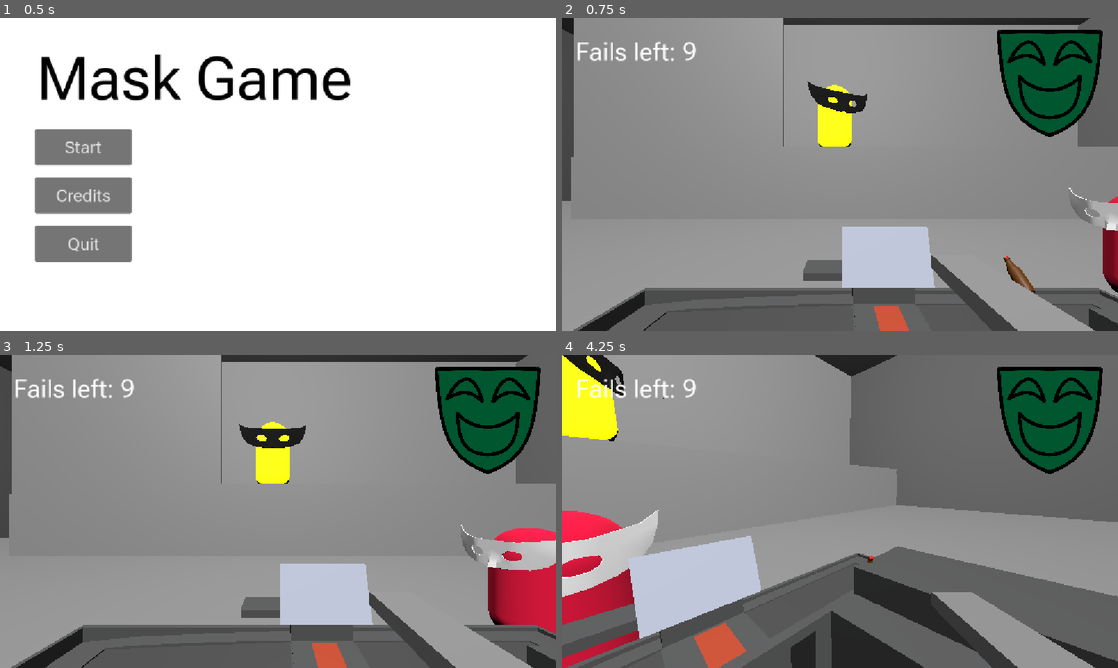
Above: before the commit, frames 1-4 (two rows, left to right).
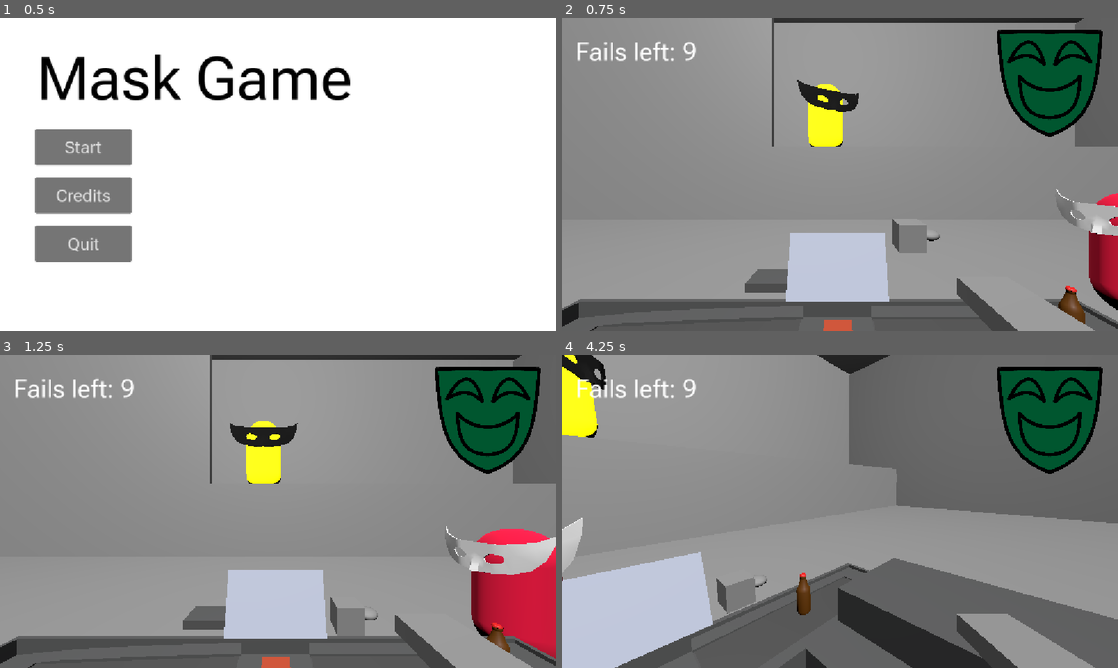
Above: after the commit, the same moments.

Repository: makezig/MaskGame
Game: Godot game, scene res://UI/MainMenu.tscn
Same seed, same stepped clock (60 frames per second), same inputs: the game is played once before the commit and once after it.
Inputs (mouse positions are in pixels of both pictures, inside the frame that each line leads up to):
- Up to frame 1 (0.5 s): no input
- Up to frame 2 (0.75 s): click "Start" at 0.5 s
- Up to frame 3 (1.25 s): no input
- Up to frame 4 (4.25 s): tap Enter (ui_accept) at 1.25, 1.52, 2.27, 3.77 s; move the mouse to (867, 511) at 1.27 s; tap N at 1.35, 2.3, 3.05, 3.6 s; move the mouse to (812, 511) at 2.02 s; click (812, 511) at 2.1 s; move the mouse to (851, 505) at 2.77 s; hold E (Place) 2.78-3.53 s; move the mouse to (834, 517) at 3.52 s

Frame 1 is identical in both runs. In frame 2, 13% of the frame differs, in the area x 0-100%, y 0-100%; in frame 3, 14%; in frame 4, 22%.
Error in both runs: Invalid call. Nonexistent function 'set_centre' in base 'Node3D'. (res://Assets/Bottle/Model_Shifter.gd:17)

Commit message:
conveyor belt works (maybe)

Diff:
--- a/mask-game/Assets/Bottle/bottle_simple_modified.tscn
+++ b/mask-game/Assets/Bottle/bottle_simple_modified.tscn
@@ -77,16 +77,15 @@
 points = PackedVector3Array(-0.040424746, 0.012915617, -7.942319e-06, -0.03735411, 0.012915617, -0.015471907, -0.036863 …(8431 unchanged characters)…
 
 [node name="BottleSimple" type="Node3D" unique_id=536437476 node_paths=PackedStringArray("simple_model")]
+transform = Transform3D(1.87, 0, 0, 0, 1.87, 0, 0, 0, 1.87, 0, 0, 0)
 script = ExtResource("2_tuitb")
 broken_model = ExtResource("2_dunvp")
 simple_model = NodePath("RigidBody3D/Vert_010")
 
-[node name="RigidBody3D" type="RigidBody3D" parent="." unique_id=751214488]
+[node name="RigidBody3D" type="RigidBody3D" parent="." unique_id=751214488 groups=["pickable"]]
 
 [node name="Vert_010" type="MeshInstance3D" parent="RigidBody3D" unique_id=49832589]
-transform = Transform3D(1.8700001, 0, 0, 0, 1.8700001, 0, 0, 0, 1.8700001, 0, 0, 0)
 mesh = SubResource("ArrayMesh_20ox3")
 
 [node name="CollisionShape3D" type="CollisionShape3D" parent="RigidBody3D" unique_id=387183938]
-transform = Transform3D(1.8700001, 0, 0, 0, 1.8700001, 0, 0, 0, 1.8700001, 0, 0, 0)
 shape = SubResource("ConvexPolygonShape3D_swhqd")
--- a/mask-game/Npc/BossMoving.gd
+++ b/mask-game/Npc/BossMoving.gd
@@ -15,79 +15,79 @@
 
 # Input function to toggle using N key
 func _input(event: InputEvent) -> void:
-    if event is InputEventKey and event.pressed:
-        if event.keycode == Key.KEY_N:
-            toggle_active_inactive()
+	if event is InputEventKey and event.pressed:
+		if event.keycode == Key.KEY_N:
+			toggle_active_inactive()
 
 func _ready() -> void:
-    # Start moving to the active node by default
-    target_node = active
+	# Start moving to the active node by default
+	target_node = active
 
 func _process(delta: float) -> void:
-    if boss and target_node:
-        move_boss_toward(target_node, delta)
+	if boss and target_node:
+		move_boss_toward(target_node, delta)
 
 # Move the boss toward a target node
 func move_boss_toward(target: Node3D, delta: float) -> void:
-    var direction: Vector3 = target.global_transform.origin - boss.global_transform.origin
-    var distance: float = direction.length()
+	var direction: Vector3 = target.global_transform.origin - boss.global_transform.origin
+	var distance: float = direction.length()
 
-    if distance > ARRIVAL_THRESHOLD:
-        direction = direction.normalized()
-        # Move
-        boss.global_translate(direction * speed * delta)
-        # Look in direction of travel
-        look_in_direction(direction, delta)
-    else:
-        # Arrived at target, look at player
-        look_at_player_smooth(delta)
+	if distance > ARRIVAL_THRESHOLD:
+		direction = direction.normalized()
+		# Move
+		boss.global_translate(direction * speed * delta)
+		# Look in direction of travel
+		look_in_direction(direction, delta)
+	else:
+		# Arrived at target, look at player
+		look_at_player_smooth(delta)
 
 # Rotate boss to look in the direction of travel smoothly
 func look_in_direction(direction: Vector3, delta: float) -> void:
-    if direction.length() < 0.001:
-        return  # Prevent degenerate vector
+	if direction.length() < 0.001:
+		return  # Prevent degenerate vector
 
-    # Flatten direction to XZ plane
-    var flat_dir: Vector3 = Vector3(direction.x, 0, direction.z).normalized()
+	# Flatten direction to XZ plane
+	var flat_dir: Vector3 = Vector3(direction.x, 0, direction.z).normalized()
 
-    # Compute target basis
-    var target_pos: Vector3 = boss.global_transform.origin + flat_dir
-    var target_basis: Basis = boss.global_transform.looking_at(target_pos, Vector3.UP).basis.orthonormalized()
+	# Compute target basis
+	var target_pos: Vector3 = boss.global_transform.origin + flat_dir
+	var target_basis: Basis = boss.global_transform.looking_at(target_pos, Vector3.UP).basis.orthonormalized()
 
-    # Orthonormalize current basis
-    var current_basis: Basis = boss.global_transform.basis.orthonormalized()
+	# Orthonormalize current basis
+	var current_basis: Basis = boss.global_transform.basis.orthonormalized()
 
-    # Smoothly slerp rotation
-    boss.global_transform.basis = current_basis.slerp(target_basis, 5.0 * delta)
+	# Smoothly slerp rotation
+	boss.global_transform.basis = current_basis.slerp(target_basis, 5.0 * delta)
 
 # Make boss look at player smoothly
 func look_at_player_smooth(delta: float) -> void:
-    if player_marker:
-        # Keep the boss upright
-        var target_pos: Vector3 = player_marker.global_transform.origin
-        target_pos.y = boss.global_transform.origin.y
+	if player_marker:
+		# Keep the boss upright
+		var target_pos: Vector3 = player_marker.global_transform.origin
+		target_pos.y = boss.global_transform.origin.y
 
-        # Orthonormalize both source and target bases
-        var current_basis: Basis = boss.global_transform.basis.orthonormalized()
-        var target_basis: Basis = boss.global_transform.looking_at(target_pos, Vector3.UP).basis.orthonormalized()
+		# Orthonormalize both source and target bases
+		var current_basis: Basis = boss.global_transform.basis.orthonormalized()
+		var target_basis: Basis = boss.global_transform.looking_at(target_pos, Vector3.UP).basis.orthonormalized()
 
-        # Smoothly slerp
-        boss.global_transform.basis = current_basis.slerp(target_basis, 5.0 * delta)
+		# Smoothly slerp
+		boss.global_transform.basis = current_basis.slerp(target_basis, 5.0 * delta)
 
 
 
 # Public functions to move to active or inactive node
 func move_to_active() -> void:
-    target_node = active
-    moving_to_active = true
+	target_node = active
+	moving_to_active = true
 
 func move_to_inactive() -> void:
-    target_node = inactive
-    moving_to_active = false
+	target_node = inactive
+	moving_to_active = false
 
 # Toggle function: switches the current target
 func toggle_active_inactive() -> void:
-    if moving_to_active:
-        move_to_inactive()
-    else:
-        move_to_active()
+	if moving_to_active:
+		move_to_inactive()
+	else:
+		move_to_active()
--- a/mask-game/Player/Player.tscn
+++ b/mask-game/Player/Player.tscn
@@ -17,7 +17,7 @@
 collision_mask = 3
 
 [node name="Hand" type="Node3D" parent="." unique_id=120060338]
-transform = Transform3D(0.2633939, 0, 0, 0, 0.4187652, 0, 0, 0, 0.785, 0.73836833, -0.57907677, -1.3141142)
+transform = Transform3D(0.263, 0, 0, 0, 0.419, 0, 0, 0, 0.495, 0.73836833, -0.57907724, -1.0315384)
 
 [node name="MeshInstance3D" type="MeshInstance3D" parent="Hand" unique_id=2076345197]
 transform = Transform3D(1.0000001, 0, 0, 0, 1, 0, 0, 0, 1, 0, 0, 0.44940853)
--- a/mask-game/Player/test.tscn
+++ b/mask-game/Player/test.tscn
@@ -1,7 +1,8 @@
 [gd_scene format=3 uid="uid://el336ge18hyw"]
 
 [ext_resource type="Texture2D" uid="uid://58snakp02h6f" path="res://icon.svg" id="1_ekvxy"]
-[ext_resource type="Script" uid="uid://dul4fmsxhlvtn" path="res://Player/player.gd" id="1_s6vwh"]
+[ext_resource type="PackedScene" uid="uid://ckfilrg41xmva" path="res://Player/player2.tscn" id="2_ekvxy"]
+[ext_resource type="PackedScene" uid="uid://b7iacfodeotyg" path="res://Assets/Bottle/bottle_simple_modified.tscn" id="3_fmiab"]
 
 [sub_resource type="PlaneMesh" id="PlaneMesh_s6vwh"]
 
@@ -10,8 +11,6 @@
 
 [sub_resource type="ConcavePolygonShape3D" id="ConcavePolygonShape3D_0vm0m"]
 data = PackedVector3Array(1, 0, 1, -1, 0, 1, 1, 0, -1, -1, 0, 1, -1, 0, -1, 1, 0, -1)
-
-[sub_resource type="BoxMesh" id="BoxMesh_ekvxy"]
 
 [sub_resource type="SphereShape3D" id="SphereShape3D_s6vwh"]
 
@@ -32,23 +31,8 @@
 [node name="CollisionShape3D" type="CollisionShape3D" parent="MeshInstance3D/StaticBody3D2" unique_id=1136735740]
 shape = SubResource("ConcavePolygonShape3D_0vm0m")
 
-[node name="Player" type="Node3D" parent="." unique_id=1303234345]
+[node name="Player" parent="." unique_id=679625848 instance=ExtResource("2_ekvxy")]
 transform = Transform3D(1, 0, 0, 0, 1, 0, 0, 0, 1, 0, 2.1231978, 0)
-script = ExtResource("1_s6vwh")
-
-[node name="Camera3D" type="Camera3D" parent="Player" unique_id=2094824097]
-
-[node name="RayCast3D" type="RayCast3D" parent="Player/Camera3D" unique_id=1365926740]
-transform = Transform3D(1, 0, 0, 0, 1, 0, 0, 0, 1, 0.74568605, -0.43850374, 0)
-target_position = Vector3(0, 0, -4)
-collision_mask = 3
-
-[node name="Hand" type="Node3D" parent="Player" unique_id=955672367]
-transform = Transform3D(0.2633939, 0, 0, 0, 0.17989154, 0, 0, 0, 0.785, 0.73836833, -0.571, -1.3141142)
-
-[node name="MeshInstance3D" type="MeshInstance3D" parent="Player/Hand" unique_id=1065774605]
-transform = Transform3D(1.0000001, 0, 0, 0, 1, 0, 0, 0, 1, 0, 0, 0.44940853)
-mesh = SubResource("BoxMesh_ekvxy")
 
 [node name="RigidBody3D" type="RigidBody3D" parent="." unique_id=2053054023 groups=["pickable"]]
 transform = Transform3D(1, 0, 0, 0, 1, 0, 0, 0, 1, 3.17, 0.6, -2.509)
@@ -96,3 +80,6 @@
 
 [node name="MeshInstance3D" type="MeshInstance3D" parent="RigidBody3D5" unique_id=553546717]
 mesh = SubResource("SphereMesh_ekvxy")
+
+[node name="BottleSimple" parent="." unique_id=536437476 instance=ExtResource("3_fmiab")]
+transform = Transform3D(1, 0, 0, 0, 1, 0, 0, 0, 1, 0.80210185, 1.2366292, -1.8496344)
--- a/mask-game/Scenes/MainLevel.gd
+++ b/mask-game/Scenes/MainLevel.gd
@@ -31,6 +31,7 @@
 	#Spawn Player
 	var player = player_character.instantiate()
 	add_child(player)
+	player.global_position += Vector3(.5,0,-.2)
 
 func _process(delta: float) -> void:
 	pass
--- a/mask-game/Scenes/MainLevel.tscn
+++ b/mask-game/Scenes/MainLevel.tscn
@@ -42,6 +42,19 @@
 
 [sub_resource type="BoxShape3D" id="BoxShape3D_2a20n"]
 
+[sub_resource type="BoxShape3D" id="BoxShape3D_0e82a"]
+size = Vector3(0.4892578, 0.49371338, 0.47753906)
+
+[sub_resource type="BoxMesh" id="BoxMesh_s1b4b"]
+size = Vector3(0.5, 0.5, 0.5)
+
+[sub_resource type="SphereShape3D" id="SphereShape3D_0e82a"]
+radius = 0.1996425
+
+[sub_resource type="SphereMesh" id="SphereMesh_s1b4b"]
+radius = 0.2
+height = 0.2
+
 [node name="SceneRoot" type="Node3D" unique_id=612120488 node_paths=PackedStringArray("item_spawn_point")]
 script = ExtResource("1_8vsrk")
 item_spawn_point = NodePath("ItemSpawnPoint")
@@ -55,10 +68,13 @@
 transform = Transform3D(0.97373015, 0.16639468, -0.15544268, 0, 0.6826491, 0.7307463, 0.22770512, -0.71154976, 0.664716, 0, 8.7637825, 0)
 
 [node name="ItemSpawnPoint" type="Node3D" parent="." unique_id=1640993493]
-transform = Transform3D(1, 0, 0, 0, 1, 0, 0, 0, 1, 1.9046297, 0.80581224, -0.88909507)
+transform = Transform3D(1, 0, 0, 0, 1, 0, 0, 0, 1, 2.6006267, 0.80581224, -2.2784448)
 
 [node name="RegisterNode" parent="." unique_id=152637685 instance=ExtResource("3_o15vh")]
 transform = Transform3D(-3.5, 0, -3.059797e-07, 0, 3.5, 0, 3.059797e-07, 0, -3.5, -0.08876872, 0, -1.9674461)
+
+[node name="Register" parent="RegisterNode" index="0" unique_id=1777483655]
+transform = Transform3D(1, 0, 0, 0, 1, 0, 0, 0, 1, 0.0008879714, -0.0016625269, -0.0010089874)
 
 [node name="LevelGeometry" type="Node3D" parent="." unique_id=1264584538]
 
@@ -107,7 +123,7 @@
 physics_material_override = SubResource("PhysicsMaterial_c77c4")
 
 [node name="CollisionShape3D" type="CollisionShape3D" parent="LevelGeometry/SideWall/BackWall2" unique_id=950859314]
-transform = Transform3D(1, 0, 0, 0, 1, 0, 0, 0, 1, -1.6604614, 6.8377075, -7.7577963)
+transform = Transform3D(1, 0, 0, 0, 1, 0, 0, 0, 1, -1.6604614, 6.8377075, 5.233304)
 shape = SubResource("BoxShape3D_c77c4")
 
 [node name="MeshInstance3D" type="MeshInstance3D" parent="LevelGeometry/SideWall/BackWall2" unique_id=996483958]
@@ -252,7 +268,26 @@
 npc = NodePath("../NPCSpawner")
 item_spawn_point = NodePath("../ItemSpawnPoint")
 
+[node name="Node3D" type="RigidBody3D" parent="." unique_id=1836306242 groups=["pickable"]]
+transform = Transform3D(1, 0, 0, 0, 1, 0, 0, 0, 1, 1.8279123, 1.2267189, -4.1503124)
+
+[node name="CollisionShape3D" type="CollisionShape3D" parent="Node3D" unique_id=996976234]
+transform = Transform3D(1, 0, 0, 0, 1, 0, 0, 0, 1, -0.009033203, 0.00033569336, -0.009277344)
+shape = SubResource("BoxShape3D_0e82a")
+
+[node name="MeshInstance3D" type="MeshInstance3D" parent="Node3D" unique_id=392790056]
+mesh = SubResource("BoxMesh_s1b4b")
+
+[node name="RigidBody3D5" type="RigidBody3D" parent="." unique_id=367272320 groups=["pickable"]]
+transform = Transform3D(1, 0, 0, 0, 1, 0, 0, 0, 1, 2.2962692, 1.1823792, -4.3125086)
+
+[node name="CollisionShape3D" type="CollisionShape3D" parent="RigidBody3D5" unique_id=1861536626]
+shape = SubResource("SphereShape3D_0e82a")
+
+[node name="MeshInstance3D" type="MeshInstance3D" parent="RigidBody3D5" unique_id=995544024]
+mesh = SubResource("SphereMesh_s1b4b")
+
 [node name="BottleSimple" parent="." unique_id=536437476 instance=ExtResource("7_0e82a")]
-transform = Transform3D(1, 0, 0, 0, 1, 0, 0, 0, 1, 2.159188, 0.97892165, -3.2532842)
+transform = Transform3D(1.87, 0, 0, 0, 1.87, 0, 0, 0, 1.87, 2.4863515, 0.9246298, -1.94047)
 
 [editable path="RegisterNode"]
--- a/mask-game/Scenes/Register_Scene.tscn
+++ b/mask-game/Scenes/Register_Scene.tscn
@@ -109,10 +109,6 @@
 shape = SubResource("BoxShape3D_jsccb")
 debug_color = Color(0, 0.6, 0.05882353, 0.41960785)
 
-[node name="RayCast3D" type="RayCast3D" parent="Register/MoveArea" unique_id=1411684239]
-transform = Transform3D(1, 0, 0, 0, 1, 0, 0, 0, 1, -0.28534228, 0.2821345, 0.079612)
-target_position = Vector3(0, 0, -0.2)
-
 [node name="MoveArea2" type="Area3D" parent="Register" unique_id=1430623055]
 
 [node name="CollisionShape3D" type="CollisionShape3D" parent="Register/MoveArea2" unique_id=1723267558]
@@ -121,3 +117,4 @@
 debug_color = Color(0, 0.6, 0.0627451, 0.41960785)
 
 [connection signal="body_entered" from="Register/MoveArea" to="Register/MoveArea" method="_on_body_entered"]
+[connection signal="body_exited" from="Register/MoveArea" to="Register/MoveArea" method="_on_body_exited"]
--- a/mask-game/Scenes/move_area.gd
+++ b/mask-game/Scenes/move_area.gd
@@ -6,17 +6,19 @@
 func _ready() -> void:
 	pass # Replace with function body.
 
-
 # Called every frame. 'delta' is the elapsed time since the previous frame.
 func _process(delta: float) -> void:
 	pass
 
-
 func _on_body_entered(body: Node3D) -> void:
-	if body.is_in_group("Pickable"):
+	if body.is_in_group("pickable"):
 		body_to_move = body
 		print("Object on the belt")
 
 func _physics_process(delta: float) -> void:
 	if body_to_move:
-		body_to_move.position += Vector3(0,1,0) * delta
+		body_to_move.global_position -= Vector3(.2,0,0) * delta
+
+func _on_body_exited(body: Node3D) -> void:
+	# stop moving body when it exits the area
+	body_to_move = null
Not shown: 1 places in mask-game/Scenes/MainLevel.tscn that only renumber resources
Not shown: 1 places in mask-game/Scenes/Register_Scene.tscn that only renumber resources
